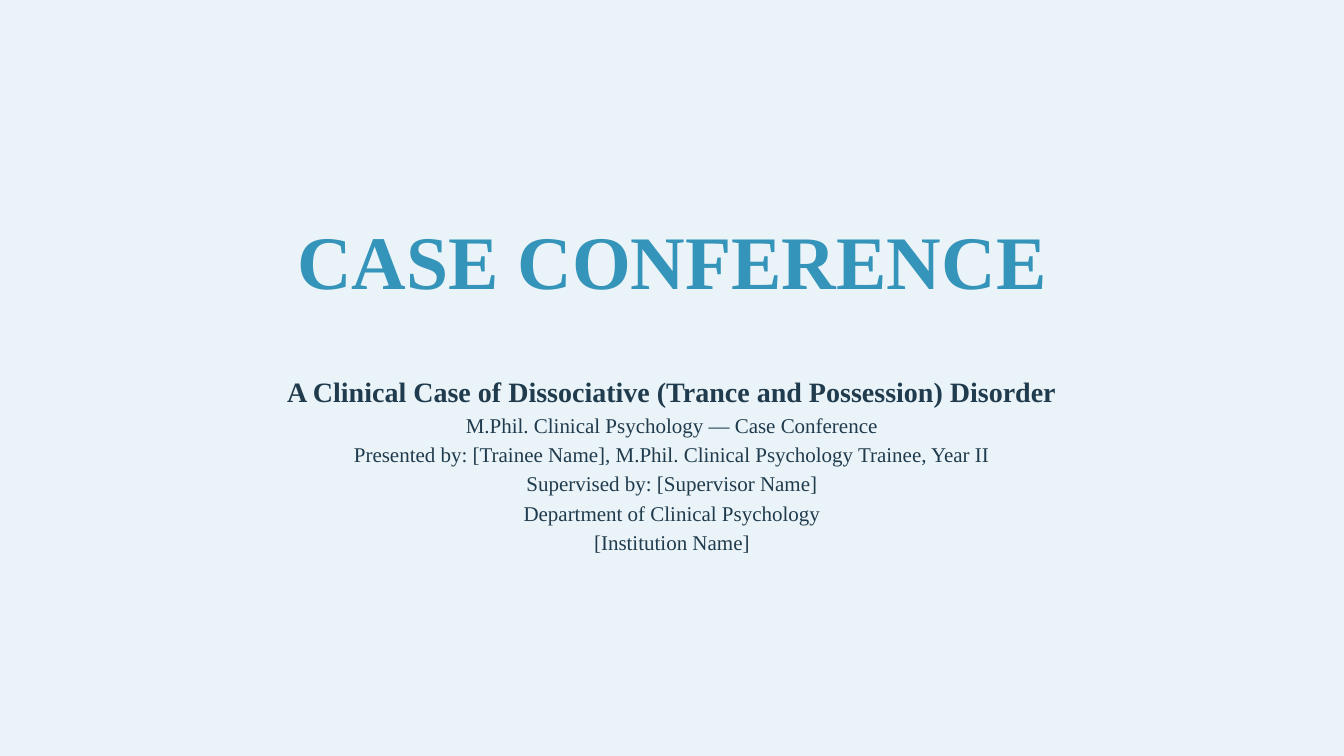
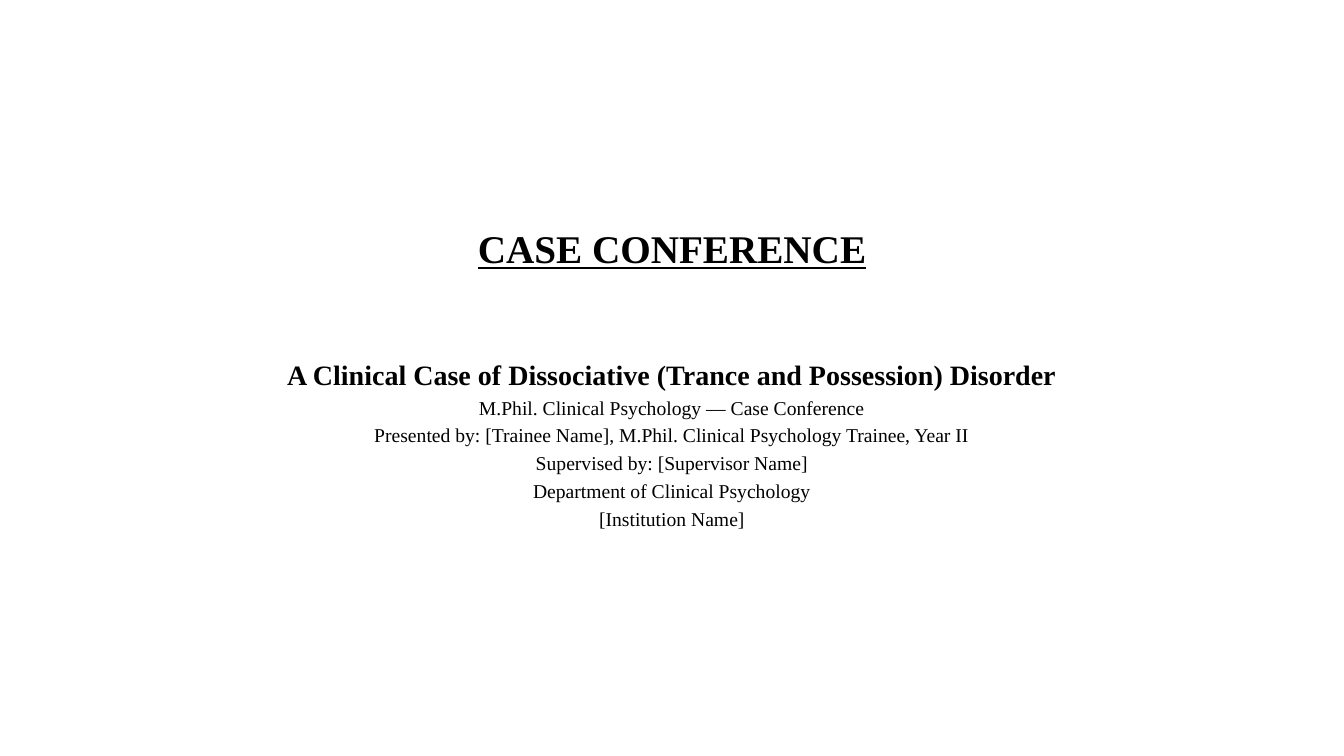
Before and after one commit to tejasdangodra786-byte/Dango-kiro, a slide deck: slide 1 of Mamta_Saini_Case_Conference.pptx. Drawn at 1344x756 pixels with LibreOffice and Linux fonts; fonts in the diff are those of the drawing. Boxes give left, top, right and bottom in pixels: in the first picture for what was removed or moved away, otherwise in the second. Text is boxed around its words. In the diff, an @@ line names an element or a change of style, - is before the commit and + after.

Commit message:
Reformat case-conference PPT: white bg, TNR headings 28pt bold underlined, sub-headings 20pt, content 14pt, all black

```diff
--- a/Mamta_Saini_Case_Conference.pptx
+++ b/Mamta_Saini_Case_Conference.pptx
@@ rectangle removed at <box>0,0,1344,756</box> @@
@@ text "CASE CONFERENCE": place and size @@
-text "CASE CONFERENCE" at <box>297,239,1047,290</box>
+text "CASE CONFERENCE" at <box>478,237,866,269</box>
@@ text "CASE CONFERENCE" at <box>478,237,866,269</box>: size 54 to 28 pt, text colour #3494BA to #000000, underline on @@
@@ text "A Clinical Case of Dissociative ...": place and size @@
-text "A Clinical Case of Dissociative ..." at <box>287,382,1056,553</box>
+text "A Clinical Case of Dissociative ..." at <box>287,365,1056,529</box>
@@ text "A Clinical Case of Dissociative ..." at <box>287,365,1056,529</box>: text colour #1F3B4D to #000000; size 15 to 14 pt in "M.Phil. Clinical Psychology — Case Conference", "Presented by: [Trainee Name], M.Phil. Clinical Psychology ...", "Supervised by: [Supervisor Name]", "Department of Clinical Psychology" and 1 more places @@
```
Also in this commit, not shown: 33 other slides changed.
